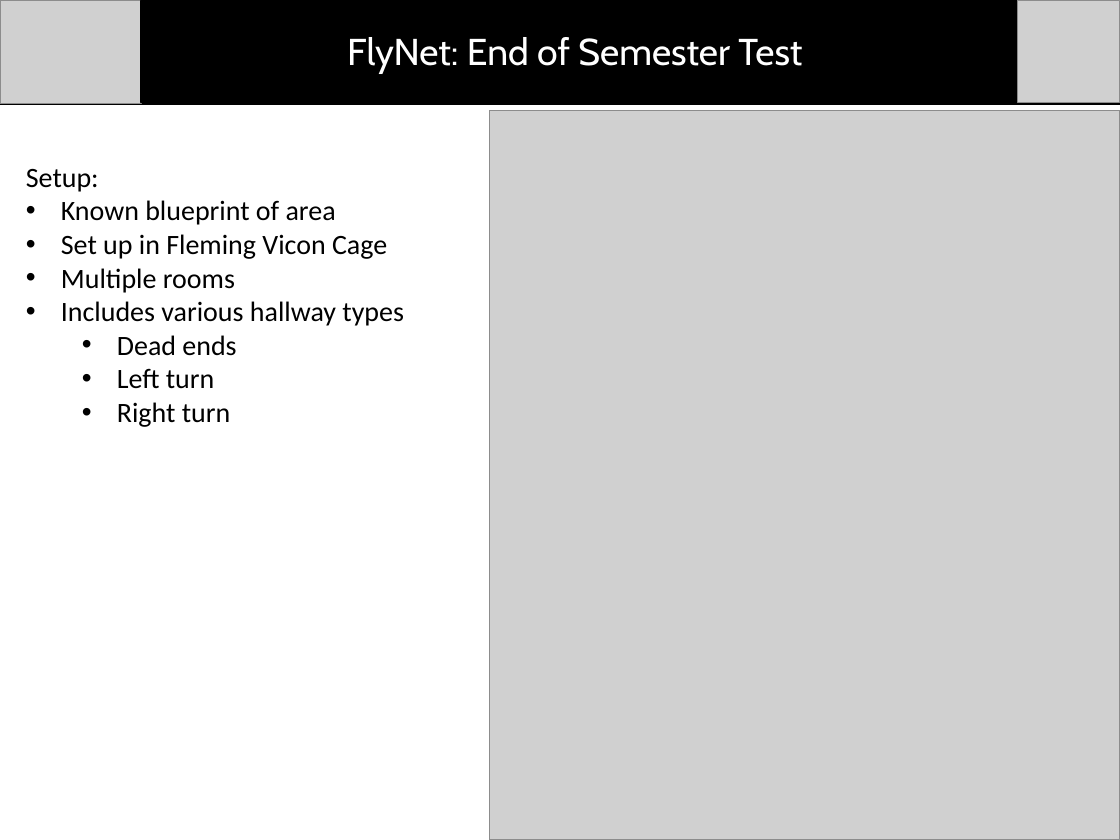
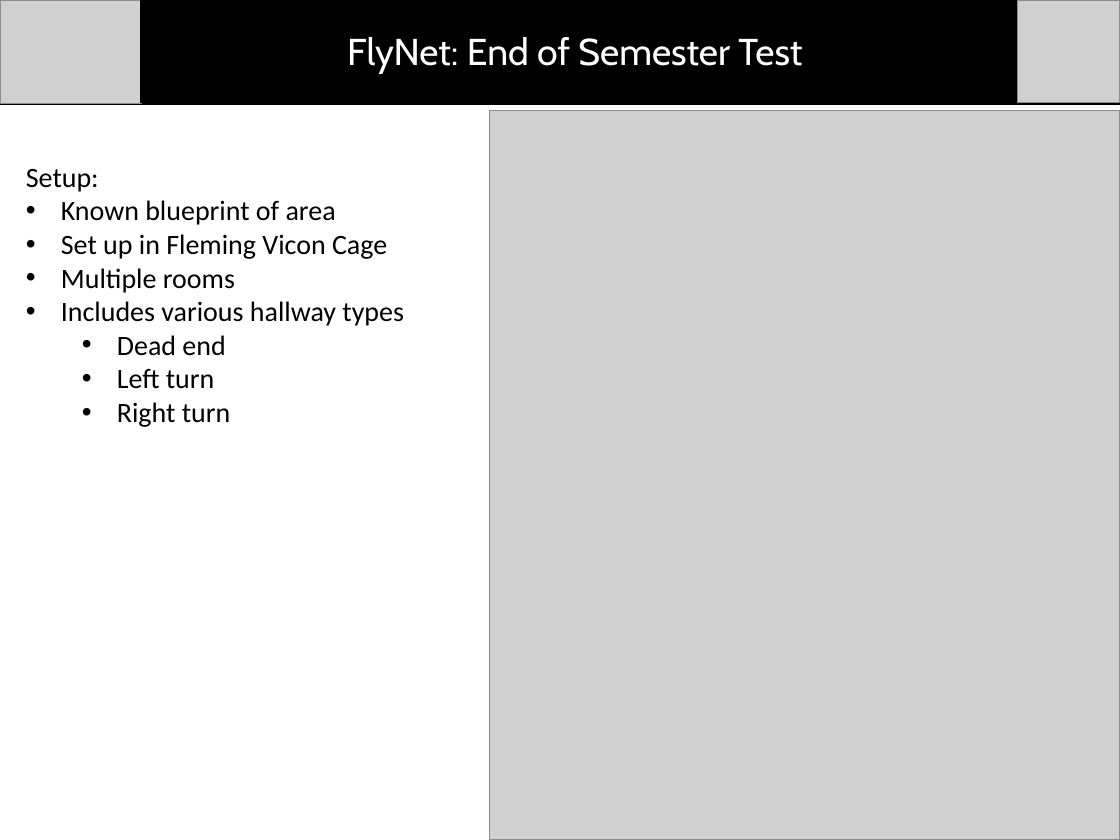
Before and after one commit to dtbinh/FlyNet, a slide deck: slide 1 of Presentations/Mid Semester Review/Individual_Slides/Matt/Busby_Slides.pptx. Drawn at 1120x840 pixels with LibreOffice and Linux fonts; fonts in the diff are those of the drawing; grey boxes stand for pictures. Boxes give left, top, right and bottom in pixels: in the first picture for what was removed or moved away, otherwise in the second. Text is boxed around its words. In the diff, an @@ line names an element or a change of style, - is before the commit and + after.

Commit message:
Slides

```diff
--- a/Presentations/Mid Semester Review/Individual_Slides/Matt/Busby_Slides.pptx
+++ b/Presentations/Mid Semester Review/Individual_Slides/Matt/Busby_Slides.pptx
@@ text at box(117, 335, 225, 356): text changed @@
-  • Dead ends
+  • Dead end
```
Also in this commit, not shown: 1 slide added, 1 slide removed.
